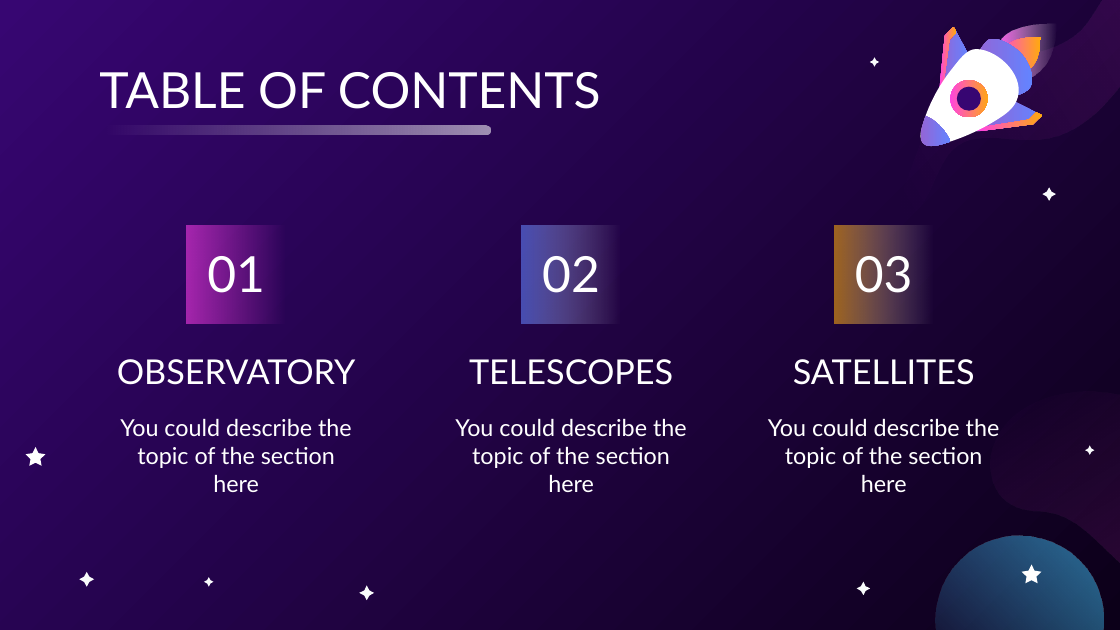
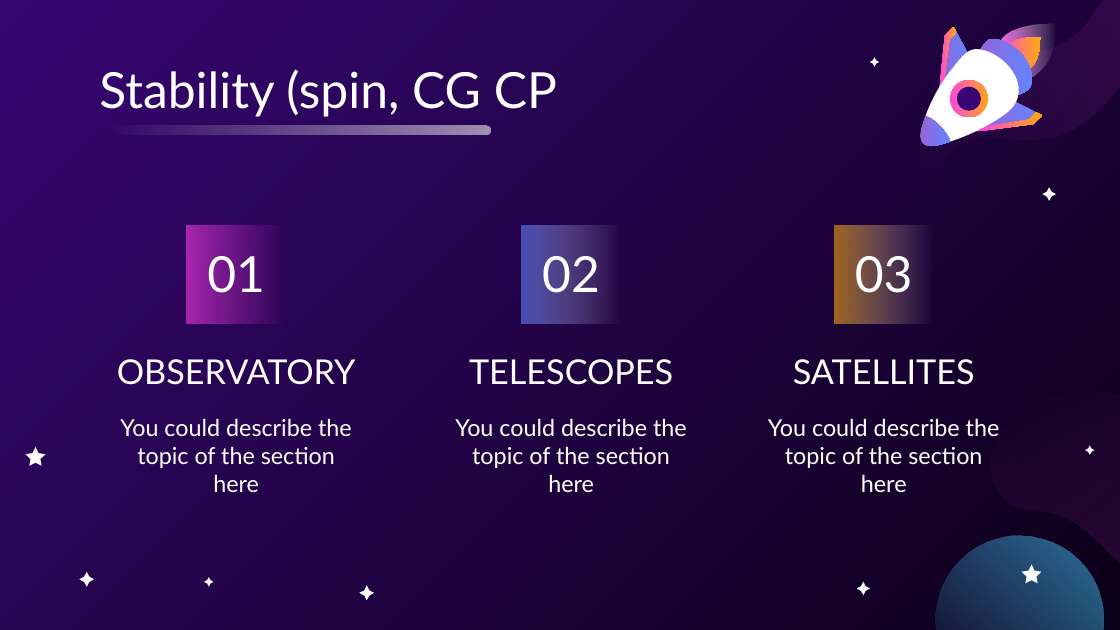
Before and after one commit to usedgenes/Rocketry-Curriculum, a slide deck: slide 6 of Beginner/Day 2/History of Rocketry.pptx (slide 3 before the commit). Drawn at 1120x630 pixels with LibreOffice and Linux fonts; fonts in the diff are those of the drawing. Boxes give left, top, right and bottom in pixels: in the first picture for what was removed or moved away, otherwise in the second. Text is boxed around its words. In the diff, an @@ line names an element or a change of style, - is before the commit and + after.

```diff
--- a/Beginner/Day 2/History of Rocketry.pptx
+++ b/Beginner/Day 2/History of Rocketry.pptx
@@ title at bbox=[99, 69, 557, 117]: text changed @@
-TABLE OF CONTENTS
+Stability (spin, CG CP
```
Also in this commit, not shown: 1 other slide changed, 3 slides added, 3 slides removed, 1 other file.
